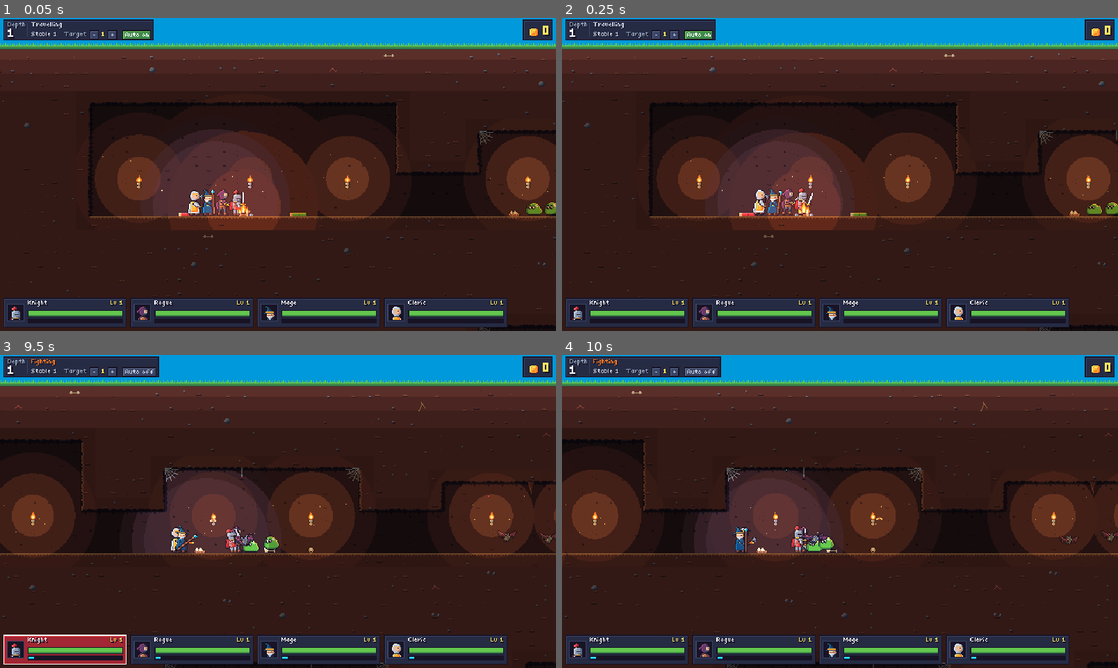
Above: before the commit, frames 1-4 (two rows, left to right).
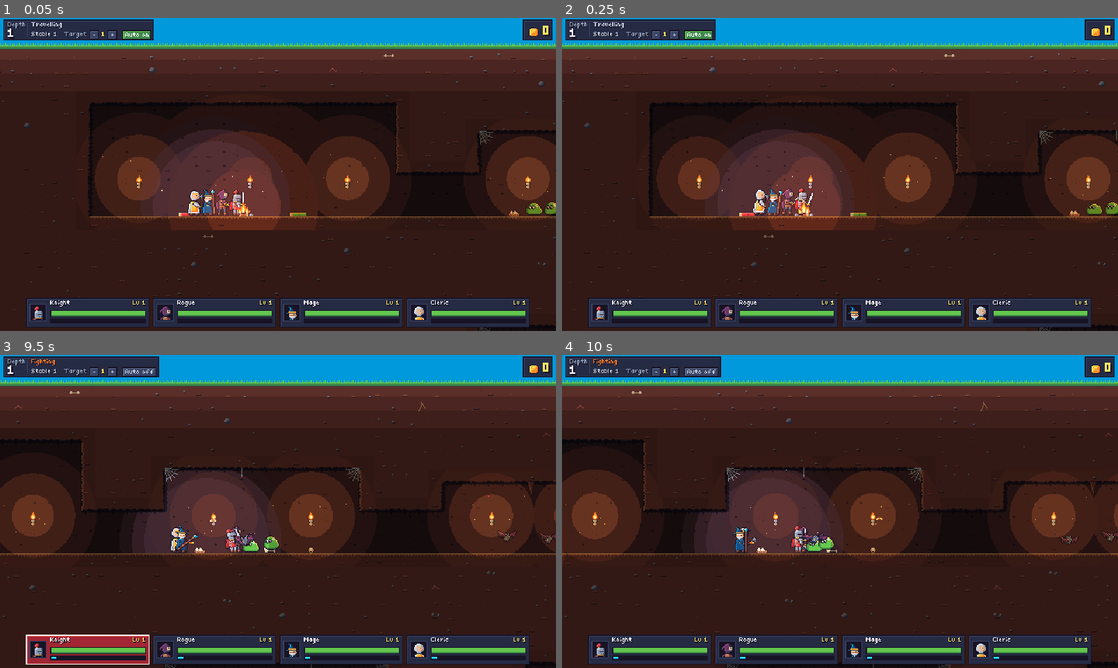
Above: after the commit, the same moments.

Repository: zakpruitt/colony
Game: Godot game, scene res://game/main.tscn
The game is run twice, just before and just after one commit, with the same random seed, the same clock (stepped at 60 frames per second) and the same inputs.
Inputs (mouse positions are in pixels of both pictures, inside the frame that each line leads up to):
- Up to frame 1 (0.05 s): no input
- Up to frame 2 (0.25 s): no input
- Up to frame 3 (9.5 s): tap Enter at 0.5 s; move the mouse to (400, 495) at 0.52 s; hold Shift 0.53-1.25 s; click (400, 495) at 0.67 s; drag from (166, 527) to (250, 574) at 1.27 s; move the mouse to (333, 442) at 2.02 s; tap Ctrl at 2.1, 6.6 s; drag from (250, 574) to (111, 464) at 2.77 s; move the mouse to (444, 558) at 3.52 s; hold A 3.53-4.25 s; tap Alt at 3.6, 8.1 s; drag from (111, 464) to (194, 433) at 4.27 s; move the mouse to (305, 511) at 5.02 s; hold A 5.03-5.75 s; hold Shift 5.03-5.75 s; click (305, 511) at 5.17 s; drag from (194, 433) to (166, 527) at 5.77 s; move the mouse to (400, 495) at 6.52 s; drag from (166, 527) to (250, 574) at 7.27 s; move the mouse to (333, 442) at 8.02 s; hold A 8.03-8.75 s; drag from (250, 574) to (111, 464) at 8.77 s
- Up to frame 4 (10 s): move the mouse to (1006, 558) at 9.52 s; hold Shift from 9.53 s (still down); click (1006, 558) at 9.67 s

The runs differ from the first frame. In frame 1, 3.0% of the frame differs, in the area x 0-96%, y 89-99%; in frame 2, 3.0%; in frame 3, 3.1%; in frame 4, 3.0%.

Commit message:
feat(hud): centre the row of hero frames
Left-aligned frames left an empty bottom-right corner, and the developer
clock shown there by F3 can overlap it either way; centred, the row is
balanced.

Diff:
--- a/game/hud/hud.gd
+++ b/game/hud/hud.gd
@@ -184,7 +184,9 @@
 
 
 func _build_frames() -> void:
-	var x: float = MARGIN
+	var count: int = _simulation.party.heroes.size()
+	var row: float = count * HeroFrame.SIZE.x + maxi(count - 1, 0) * GAP
+	var x: float = floorf((SCREEN.x - row) / 2.0)  # the row is centred
 	var y: float = SCREEN.y - MARGIN - HeroFrame.SIZE.y
 	for hero: Hero in _simulation.party.heroes:
 		var frame := HeroFrame.new(hero, self)
--- a/tests/acceptance/test_011_hud.gd
+++ b/tests/acceptance/test_011_hud.gd
@@ -75,6 +75,9 @@
 		assert_string_contains(slot.level_label.text, "1", "level")
 	if frames.size() > 1:
 		assert_lt(frames[0].position.x, frames[1].position.x, "left to right in formation order")
+	var left: float = frames[0].get_global_rect().position.x
+	var right: float = SCREEN.x - frames[3].get_global_rect().end.x
+	assert_almost_eq(left, right, 1.0, "the row of frames is centred")
 
 	var knight: Hero = _sim.party.hero(KNIGHT)
 	var frame: HeroFrame = frames[0]
